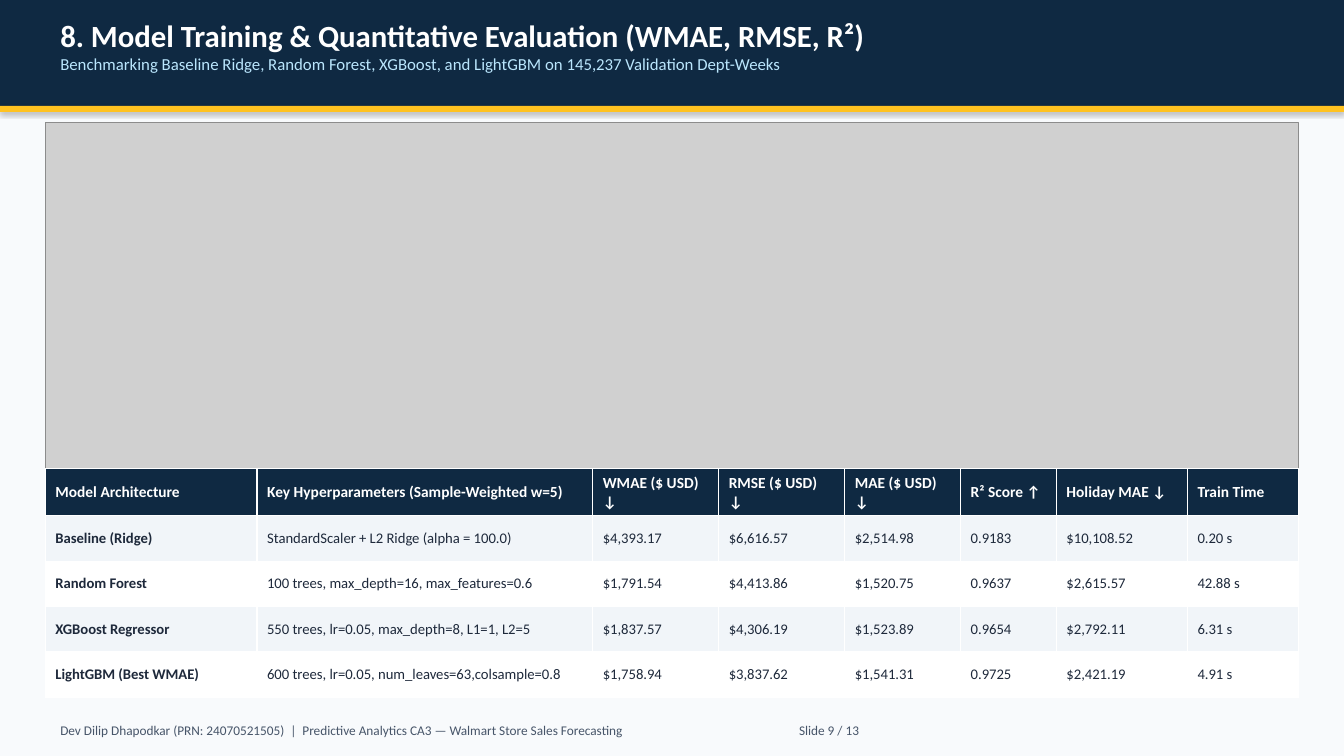
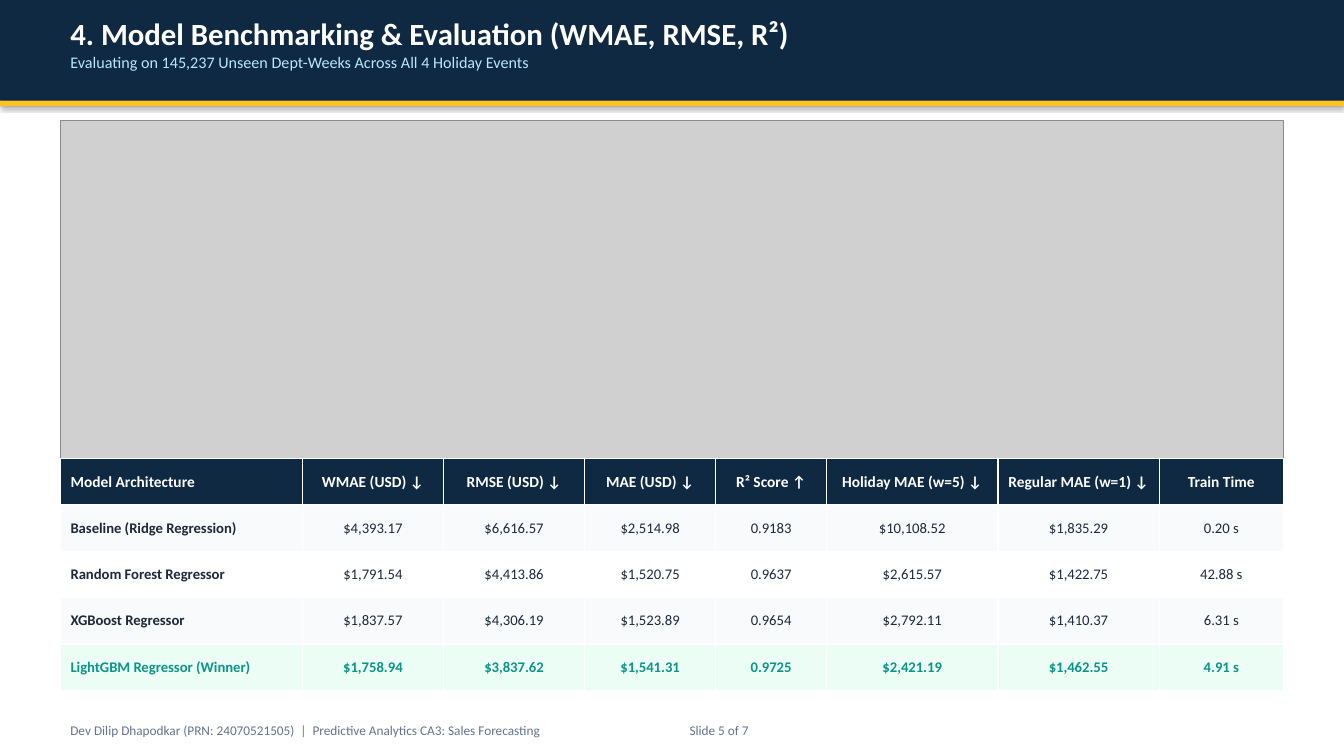
Before and after one commit to DevDhapodkar/Walmart-Store-Sales-Forecasting-KDD, a slide deck: slide 5 of Walmart_Sales_Forecasting_Presentation.pptx (slide 9 before the commit). Drawn at 1344x756 pixels with LibreOffice and Linux fonts; fonts in the diff are those of the drawing; grey boxes stand for pictures. Boxes give left, top, right and bottom in pixels: in the first picture for what was removed or moved away, otherwise in the second. Text is boxed around its words. In the diff, an @@ line names an element or a change of style, - is before the commit and + after.

```diff
--- a/Walmart_Sales_Forecasting_Presentation.pptx
+++ b/Walmart_Sales_Forecasting_Presentation.pptx
@@ rectangle: place and size @@
-rectangle at (0, 0, 1344, 106)
+rectangle at (0, 0, 1344, 101)
@@ rectangle at (0, 0, 1344, 756): fill #F8FAFC to #FFFFFF @@
@@ text at (70, 21, 788, 71): text changed; size 12 to 11.5 pt @@
-8. Model Training & Quantitative Evaluation (WMAE, RMSE, R²)
-Benchmarking Baseline Ridge, Random Forest, XGBoost, and LightGBM on 145,237 Validation Dept-Weeks
+4. Model Benchmarking & Evaluation (WMAE, RMSE, R²)
+Evaluating on 145,237 Unseen Dept-Weeks Across All 4 Holiday Events
@@ rectangle: place and size @@
-rectangle at (0, 106, 1344, 112)
+rectangle at (0, 101, 1344, 106)
@@ picture: place and size @@
-picture at (45, 123, 1299, 504)
+picture at (60, 121, 1284, 493)
@@ table at (60, 459, 1284, 691) @@
-row 1: Model Architecture | Key Hyperparameters (Sample-Weighted w=5) | WMAE ($ USD) ↓ | RMSE ($ USD) ↓ | MAE ($ USD) ↓ | R² Score ↑ | Holiday MAE ↓ | Train Time
+row 1: Model Architecture | WMAE (USD) ↓ | RMSE (USD) ↓ | MAE (USD) ↓ | R² Score ↑ | Holiday MAE (w=5) ↓ | Regular MAE (w=1) ↓ | Train Time
-row 2: Baseline (Ridge) | StandardScaler + L2 Ridge (alpha = 100.0) | $4,393.17 | $6,616.57 | $2,514.98 | 0.9183 | $10,108.52 | 0.20 s
+row 2: Baseline (Ridge Regression) | $4,393.17 | $6,616.57 | $2,514.98 | 0.9183 | $10,108.52 | $1,835.29 | 0.20 s
-row 3: Random Forest | 100 trees, max_depth=16, max_features=0.6 | $1,791.54 | $4,413.86 | $1,520.75 | 0.9637 | $2,615.57 | 42.88 s
+row 3: Random Forest Regressor | $1,791.54 | $4,413.86 | $1,520.75 | 0.9637 | $2,615.57 | $1,422.75 | 42.88 s
-row 4: XGBoost Regressor | 550 trees, lr=0.05, max_depth=8, L1=1, L2=5 | $1,837.57 | $4,306.19 | $1,523.89 | 0.9654 | $2,792.11 | 6.31 s
+row 4: XGBoost Regressor | $1,837.57 | $4,306.19 | $1,523.89 | 0.9654 | $2,792.11 | $1,410.37 | 6.31 s
-row 5: LightGBM (Best WMAE) | 600 trees, lr=0.05, num_leaves=63,colsample=0.8 | $1,758.94 | $3,837.62 | $1,541.31 | 0.9725 | $2,421.19 | 4.91 s
+row 5: LightGBM Regressor (Winner) | $1,758.94 | $3,837.62 | $1,541.31 | 0.9725 | $2,421.19 | $1,462.55 | 4.91 s
@@ fill #F1F5F9 to #F8FAFC in 16 cells @@
@@ fill #FFFFFF to #ECFDF5 in row 5 @@
@@ text colour #1E293B to #0D9488, bold on in "4.91 s" @@
@@ alignment left to centre @@
@@ table: place and size @@
-table at (45, 469, 1299, 696)
+table at (60, 459, 1284, 691)
@@ text at (70, 725, 749, 737): text changed; text colour #475569 to #64748B @@
-Dev Dilip Dhapodkar (PRN: 24070521505) | Predictive Analytics CA3 — Walmart Store Sales Forecasting Slide 9 / 13
+Dev Dilip Dhapodkar (PRN: 24070521505) | Predictive Analytics CA3: Sales Forecasting Slide 5 of 7
```
Also in this commit, not shown: 6 slides added, 12 slides removed, 2 other files.
